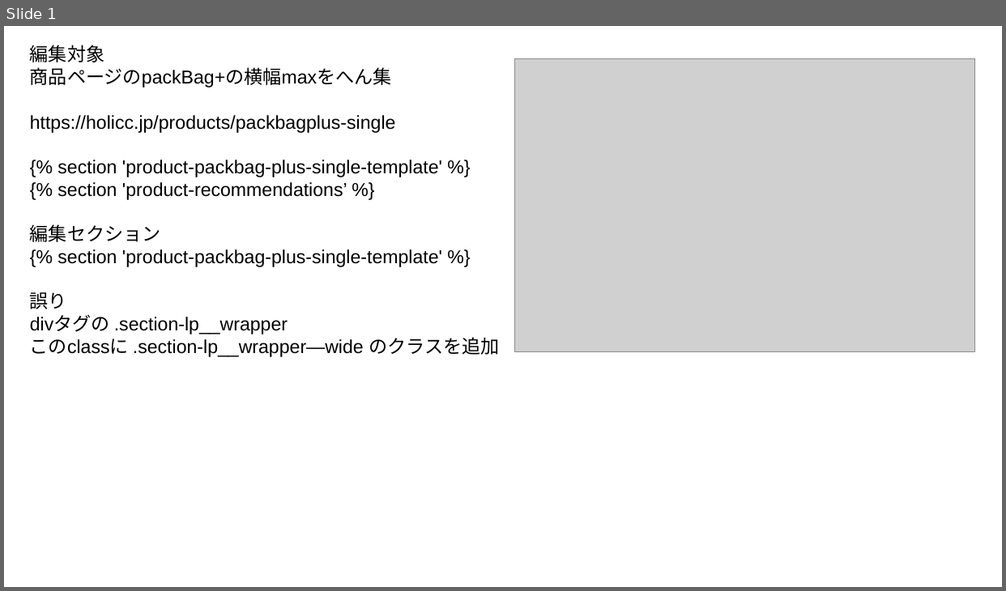
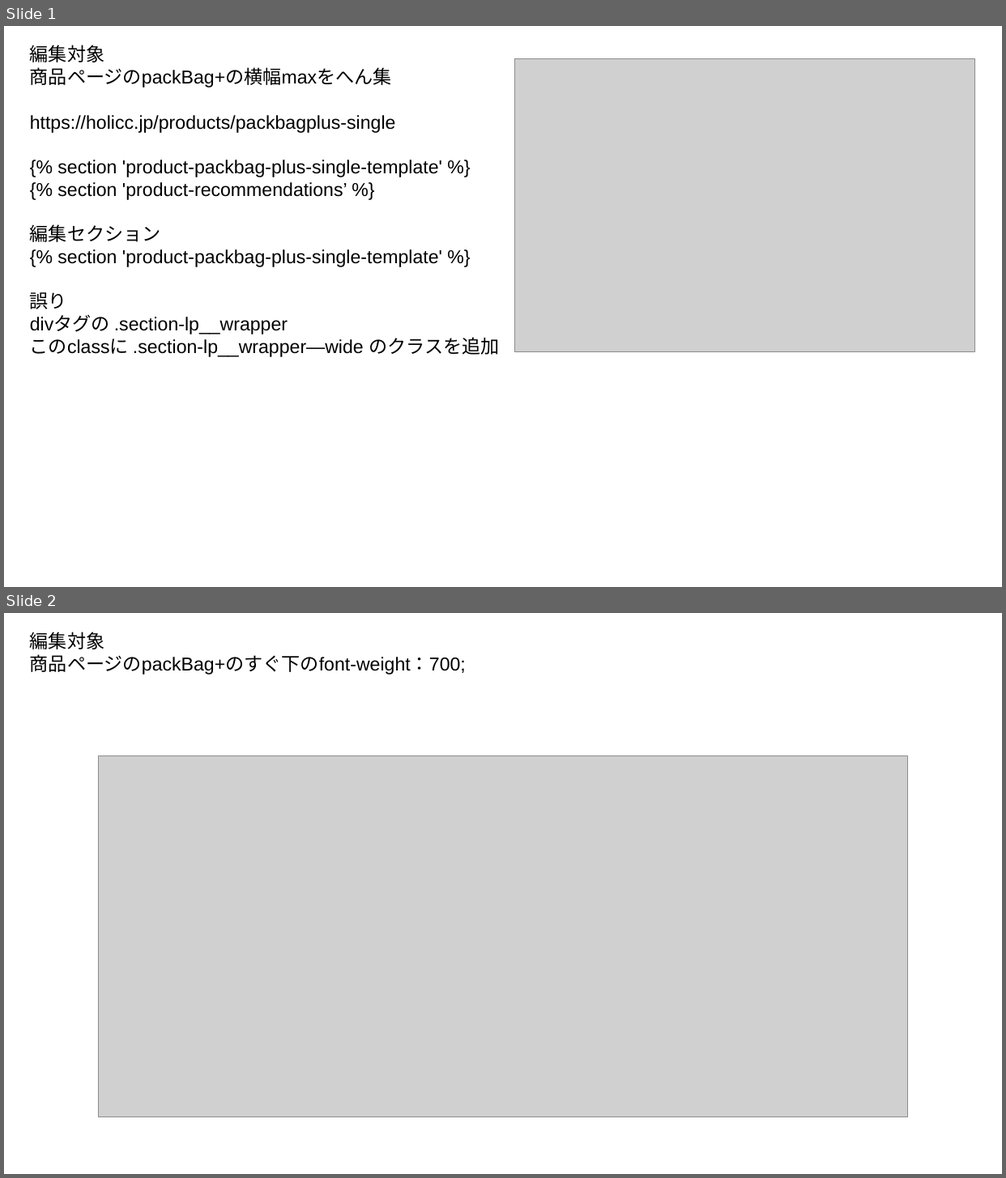
Before and after one commit to KOSUKE-SHIGEI/HOLICC-SHOP2, a slide deck: 作業メモ.pptx. Shown one above the other, each under a label of ours: slide 1 before the commit, slides 1 and 2 after it. The pictures are 1006x591 and 1006x1178 pixels, drawn with LibreOffice and Linux fonts; fonts in the diff are those of the drawing; grey boxes stand for pictures. Boxes give left, top, right and bottom in pixels: in the first picture for what was removed or moved away, otherwise in the second. Text is boxed around its words. In the diff, an @@ line names an element or a change of style, - is before the commit and + after.

```diff
--- a/作業メモ.pptx
+++ b/作業メモ.pptx
@@ slide 2 added at <box>4,613,1002,1174</box>, background #FFFFFF @@
@@ text added at <box>30,632,466,675</box>, 18 pt, text #000000 @@
+編集対象
+商品ページのpackBag+のすぐ下のfont-weight：700;
@@ picture added at <box>98,756,908,1118</box> @@
```
Also in this commit, not shown: 3 other slides added, 4 other files.
